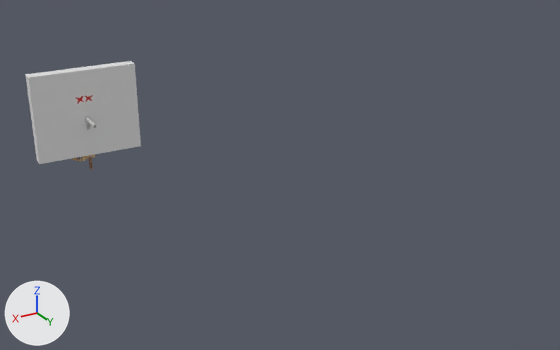
Two versions of the glTF model assets/Target (19).glb, one commit apart.
Both versions are drawn from a 50 mm lens placed at (1.75, -265.33, 12.47), pointed at (-6.9, -279.74, 5.26). The lights are fixed; the arrows at lower left show +X, +Y and +Z. Where no turn or scale is listed for an object, it has been applied to the vertices.

Before the edit, the objects in view are built like this:
```python
me_cube = bpy.data.meshes.new('Cube')
me_cube.from_pydata(...)  # 8 vertices, 12 faces; spans x -2.62..0.01, y 0.0..0.42, z 0.0..2.22
me_cube.materials.append(mat_monkey)  # its picture is missing
me_old_stylized_agent_pistol_handpainted = bpy.data.meshes.new('old_stylized_agent_pistol_handpainted')
me_old_stylized_agent_pistol_handpainted.from_pydata(...)  # 737 vertices, 1370 faces; spans x -0.09..0.066, y -0.113..0.716, z -0.175..0.234
me_old_stylized_agent_pistol_handpainted.materials.append(mat_pistol_material)  # its picture is missing
ob_cube = bpy.data.objects.new('Cube', me_cube)
ob_cube.location = (-2.33, -284.0, 5.11)
ob_old_stylized_agent_pistol_handpainted = bpy.data.objects.new('old_stylized_agent_pistol_handpainted', me_old_stylized_agent_pistol_handpainted)
ob_old_stylized_agent_pistol_handpainted.location = (-3.6, -283.88, 5.98)
ob_target__19 = bpy.data.objects.new('Target (19)', None)
ob_target__19.location = (-3.61, -283.8, 4.692)
ob_target__19.rotation_euler = (0.0, 0.0, -1.676)  # degrees (0, 0, -96)
```
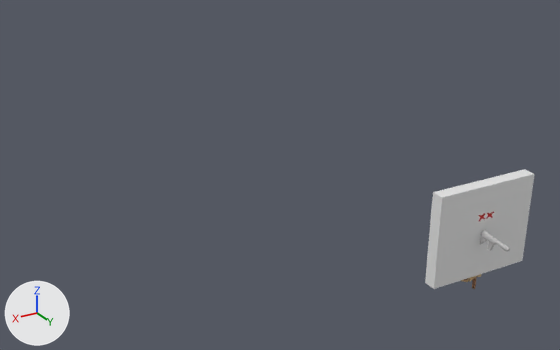
ob_target__19 is not drawn itself; it is the parent of ob_swing, ob_pistol__35, ob_hit_sfx.

Edits to the bpy script that builds the scene:
```text
Change ob_target__19:
    ob_target__19.location: (-3.61, -283.8, 4.692) -> (-10.04, -276.3, 2.992)
Change ob_cube:
    ob_cube.location: (-2.33, -284.0, 5.11) -> (-8.76, -276.54, 3.41)
Change ob_old_stylized_agent_pistol_handpainted:
    ob_old_stylized_agent_pistol_handpainted.location: (-3.6, -283.88, 5.98) -> (-10.0, -276.14, 4.36)
```

What differs and where, as boxes (x1, y1, x2, y2) in the pictures (560 x 350 px):
'Cube', moved: before (25, 61, 141, 164); after (425, 169, 534, 289)
'old_stylized_agent_pistol_handpainted', moved: before (85, 117, 96, 130); after (480, 230, 510, 252)
'BanditDynamite', moved: before (72, 155, 95, 162); after (461, 275, 481, 282)
'Dead.001', moved: before (76, 95, 93, 104); after (479, 211, 494, 221)
'BanditRevolver', moved: before (86, 154, 96, 169); after (472, 274, 482, 289)
